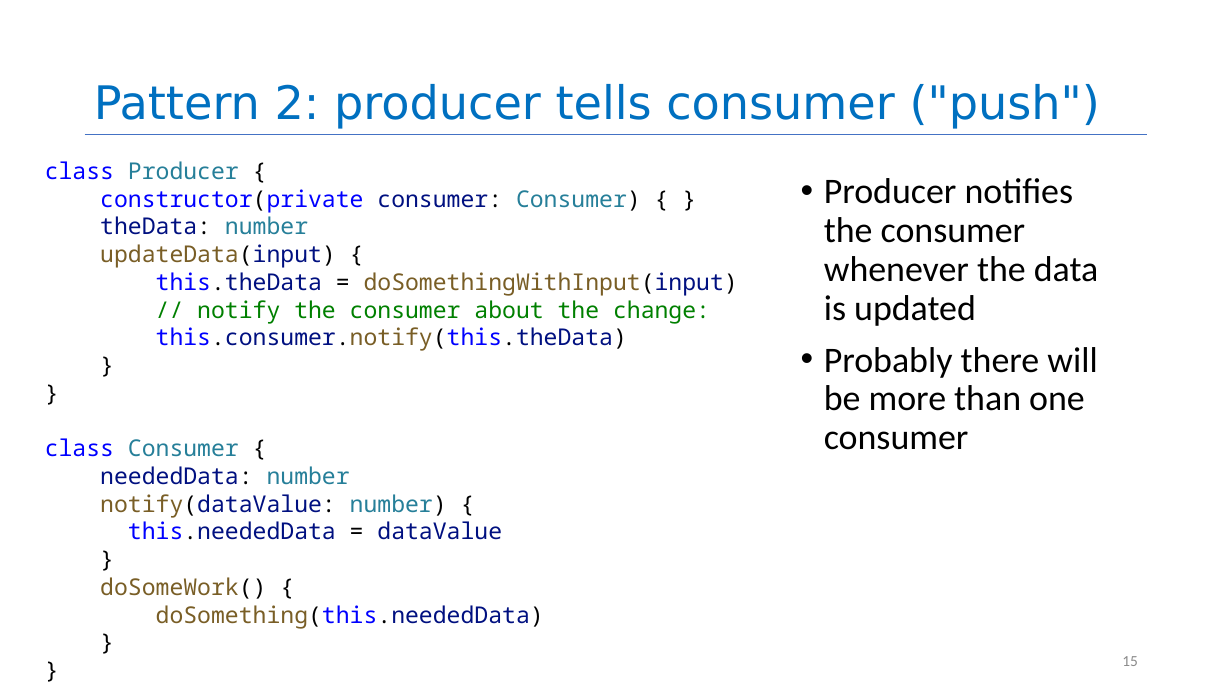
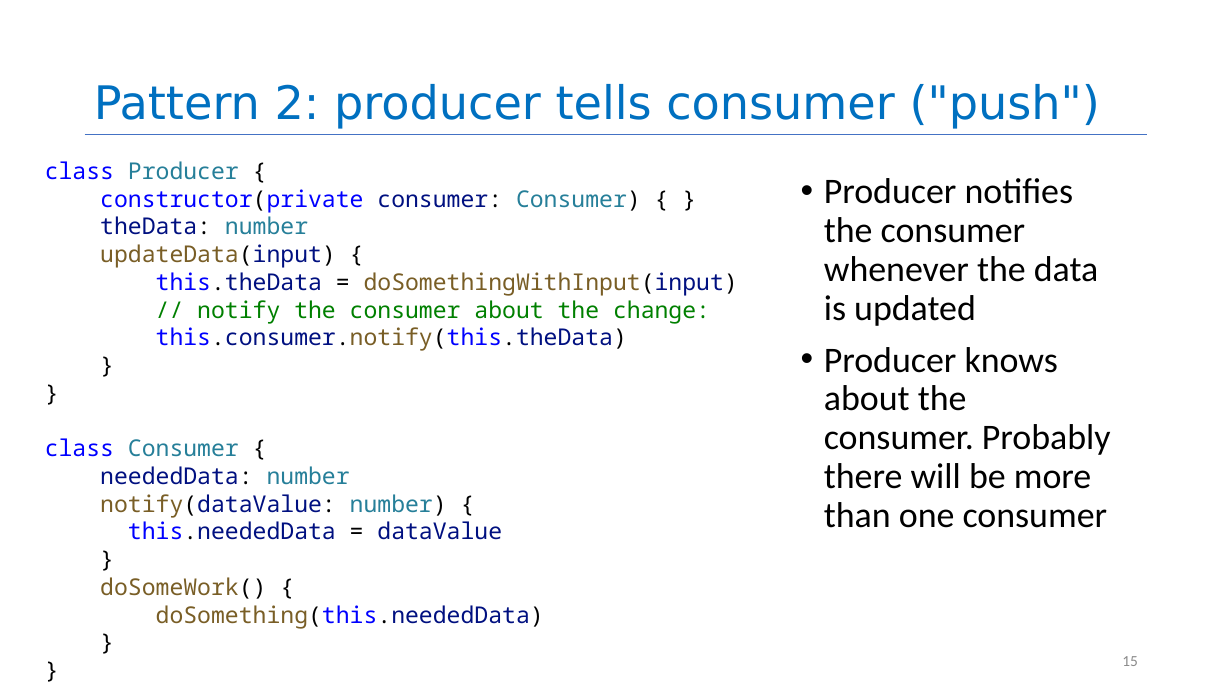
Before and after one commit to neu-se/CS4530-Spring-2025, a slide deck: slide 15 of Slides/Module 05 Interaction-Level Design Patterns.pptx. Drawn at 1232x693 pixels with LibreOffice and Linux fonts; fonts in the diff are those of the drawing. Boxes give left, top, right and bottom in pixels: in the first picture for what was removed or moved away, otherwise in the second. Text is boxed around its words. In the diff, an @@ line names an element or a change of style, - is before the commit and + after.

```diff
--- a/Slides/Module 05 Interaction-Level Design Patterns.pptx
+++ b/Slides/Module 05 Interaction-Level Design Patterns.pptx
@@ text at (824, 347, 1111, 528): text changed @@
-• Probably there will be more than one consumer
+• Producer knows about the consumer. Probably there will be more than one consumer
```
Also in this commit, not shown: 4 other slides changed, 1 other file.
